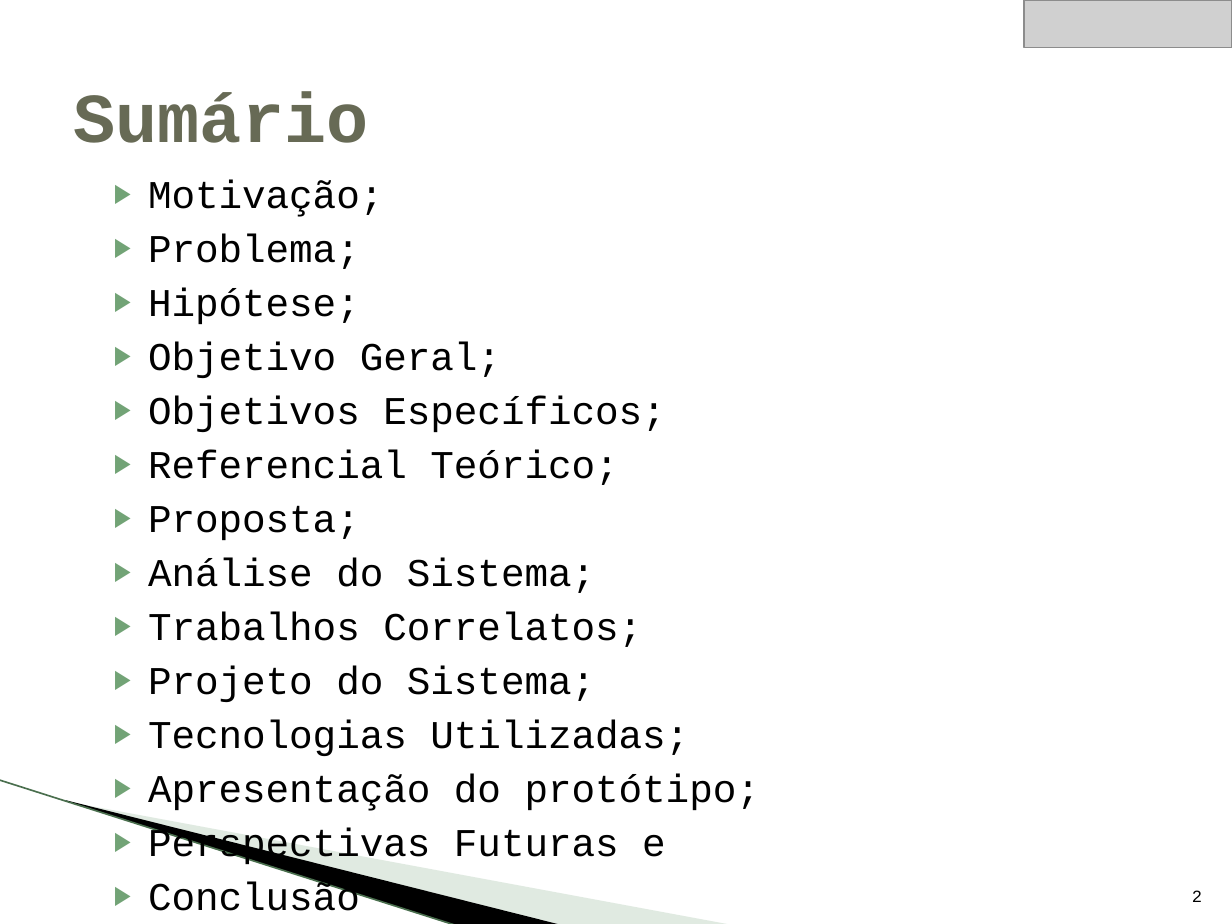
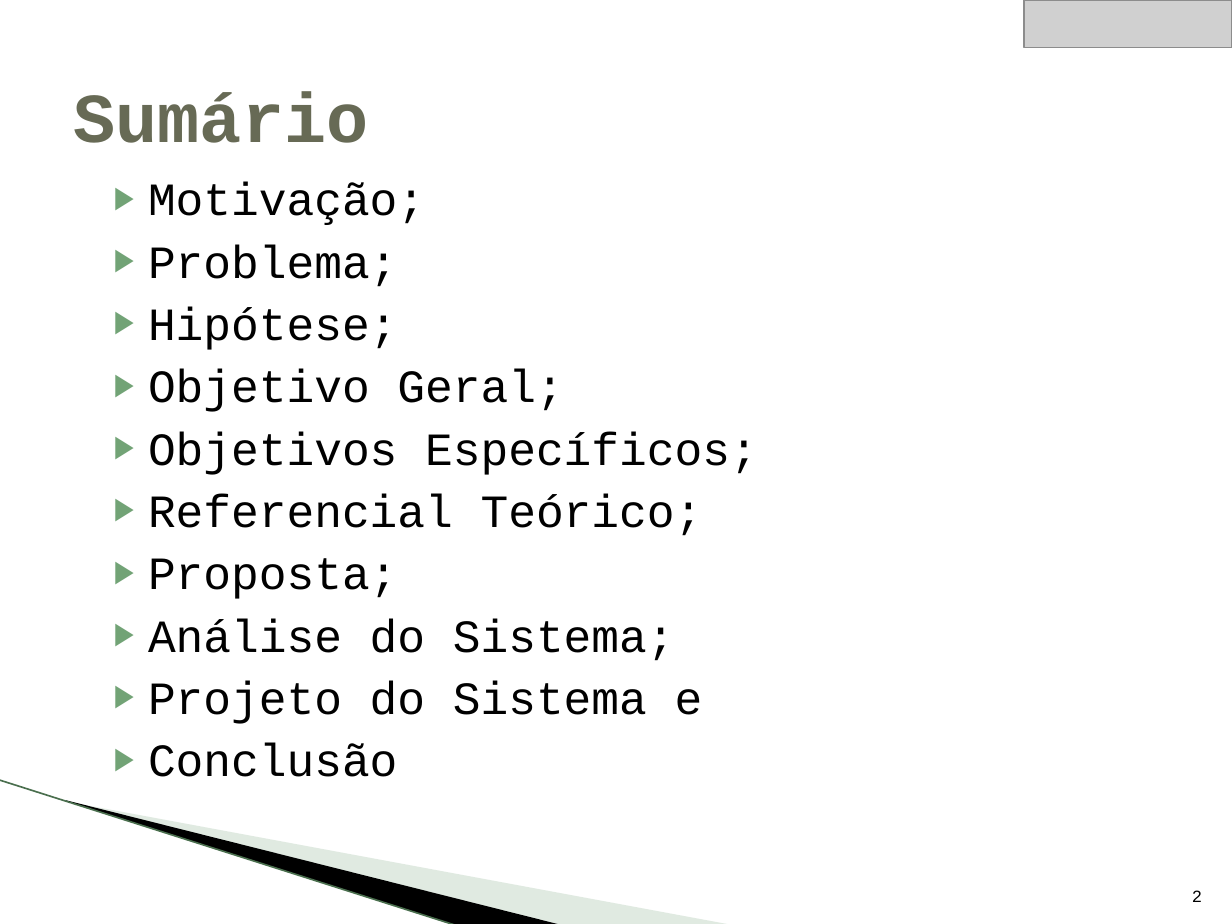
Before and after one commit to Ferronata/senapa, a slide deck: slide 2 of projeto/apresentacao_senapa.pptx. Drawn at 1232x924 pixels with LibreOffice and Linux fonts; fonts in the diff are those of the drawing; grey boxes stand for pictures; background and template pictures are left out. Boxes give left, top, right and bottom in pixels: in the first picture for what was removed or moved away, otherwise in the second. Text is boxed around its words. In the diff, an @@ line names an element or a change of style, - is before the commit and + after.

```diff
--- a/projeto/apresentacao_senapa.pptx
+++ b/projeto/apresentacao_senapa.pptx
@@ text at (148,182,758,777): size 22.9 to 27 pt in "Motivação;", "Problema;", "Hipótese;", "Objetivo Geral;" and 5 more places @@
@@ text at (148,681,703,724): text changed; size 22.9 to 27 pt @@
-▶ Trabalhos Correlatos;
-▶ Projeto do Sistema;
-▶ Tecnologias Utilizadas;
-▶ Apresentação do protótipo;
-▶ Perspectivas Futuras e
+▶ Projeto do Sistema e
```
